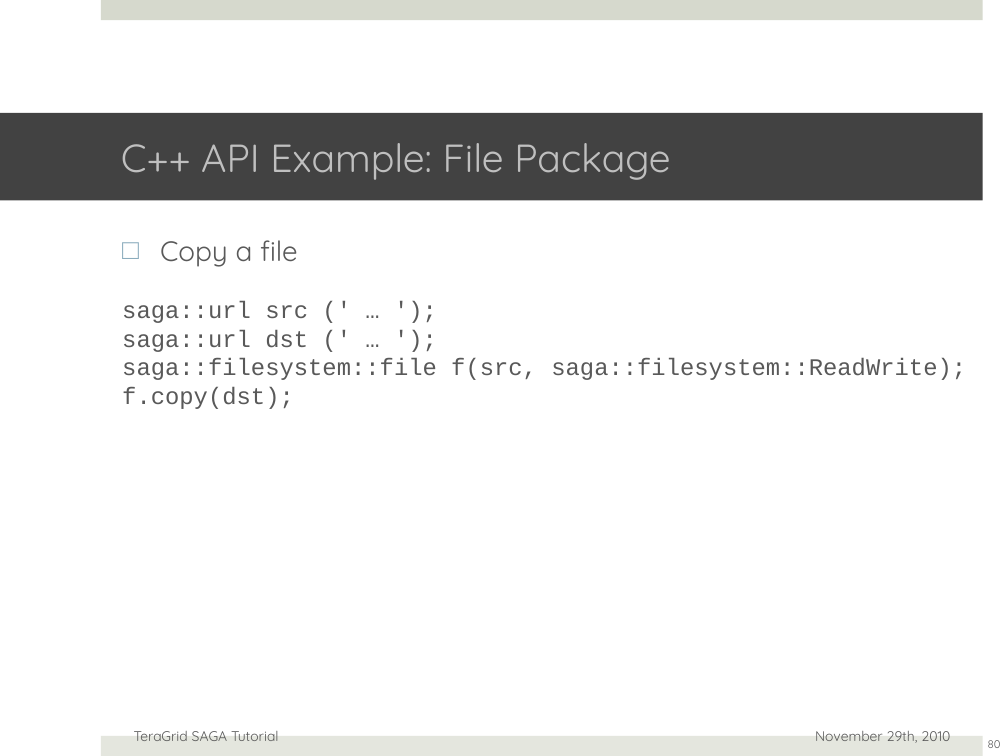
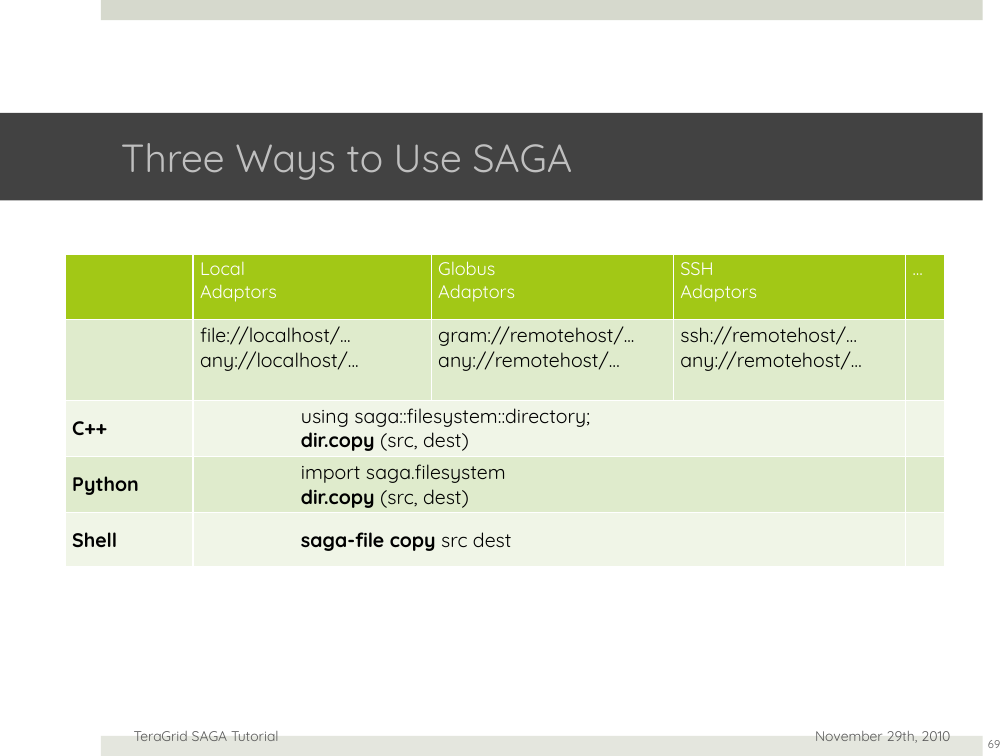
Before and after one commit to saga-project/saga-cpp-legacy-projects, a slide deck: slide 69 of tutorial/EGI-2011/02_api.pptx (slide 80 before the commit). Drawn at 1008x756 pixels with LibreOffice and Linux fonts; fonts in the diff are those of the drawing; background and template pictures are left out. Boxes give left, top, right and bottom in pixels: in the first picture for what was removed or moved away, otherwise in the second. Text is boxed around its words. In the diff, an @@ line names an element or a change of style, - is before the commit and + after.

```diff
--- a/tutorial/EGI-2011/02_api.pptx
+++ b/tutorial/EGI-2011/02_api.pptx
@@ title at (121,143,573,180): text changed @@
-C++ API Example: File Package
+Three Ways to Use SAGA
@@ table added at (65,254,943,560), 5 rows, 5 columns @@
+ | Local Adaptors | Globus / Adaptors | SSH Adaptors | …
+ | file://localhost/... / any://localhost/... | gram://remotehost/... / any://remotehost/… | ssh://remotehost/… / any://remotehost/… | 
+C++ | using saga::filesystem::directory; / dir.copy (src, dest) |  |  | 
+Python | import saga.filesystem / dir.copy (src, dest) |  |  | 
+Shell | saga-file copy src dest |  |  | 
@@ text removed at (122,240,966,409) @@
-□ Copy a file
-saga::url src (' … ');
-saga::url dst (' … ');
-saga::filesystem::file f(src, saga::filesystem::ReadWrite);
-f.copy(dst);
```
Also in this commit, not shown: 18 other slides changed, 1 slide added, 5 slides removed, 9 other files.
